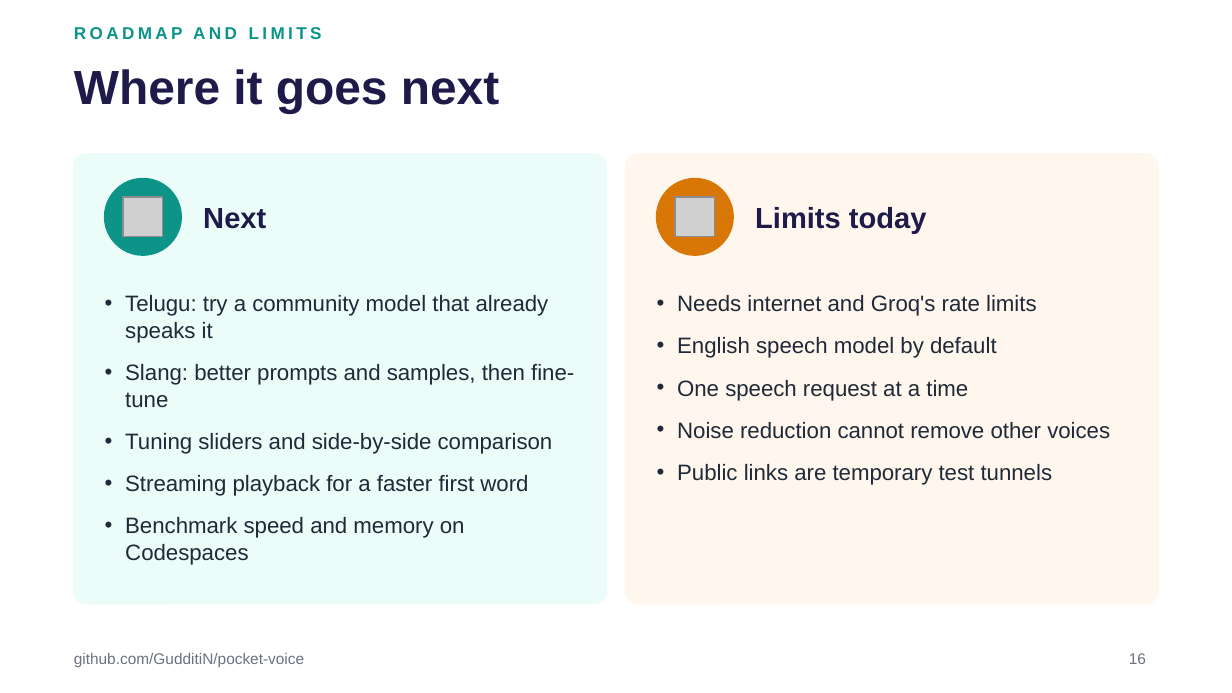
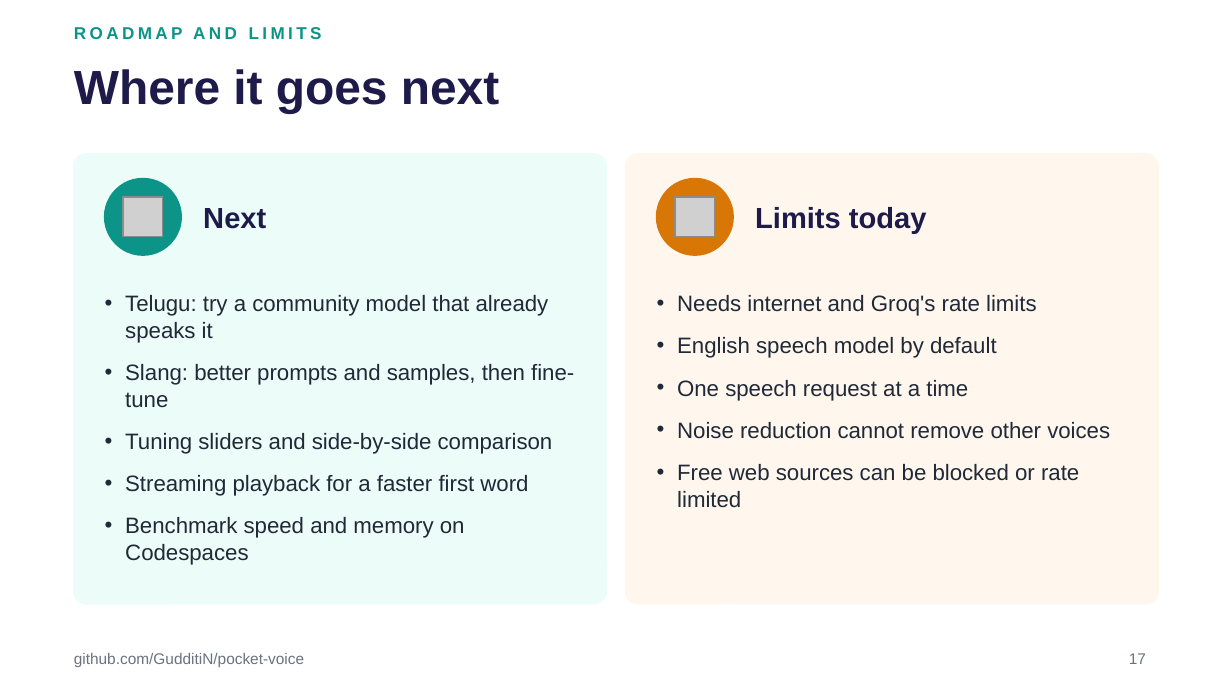
Before and after one commit to GudditiN/pocket-voice, a slide deck: slide 17 of docs/Pocket-Voice.pptx (slide 16 before the commit). Drawn at 1232x693 pixels with LibreOffice and Linux fonts; fonts in the diff are those of the drawing; grey boxes stand for pictures. Boxes give left, top, right and bottom in pixels: in the first picture for what was removed or moved away, otherwise in the second. Text is boxed around its words. In the diff, an @@ line names an element or a change of style, - is before the commit and + after.

Commit message:
feat: add live data tools for web search, news, and Wikipedia integration
- Introduced `live.py` with functions for web search, reading web pages, fetching news, and accessing Wikipedia.
- Updated `run_turn` in `pipeline.py` to support web usage and capture sources.
- Enhanced `llm.answer` to accept a `use_web` parameter and return sources used in responses.
- Modified tests to cover new live data functionalities and ensure proper integration with existing components.
- Updated architecture documentation to reflect new tools and their interactions.

```diff
--- a/docs/Pocket-Voice.pptx
+++ b/docs/Pocket-Voice.pptx
@@ text at (677,464,1079,508): text changed @@
-• Public links are temporary test tunnels
+• Free web sources can be blocked or rate limited
@@ page number at (1129,653,1146,664): text changed @@
-16
+17
```
Also in this commit, not shown: 5 other slides changed, 1 slide added, 12 other files.
